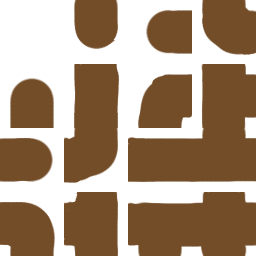
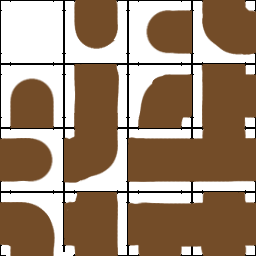
Before/after of a 256x256 layered artwork. What changed in the layer stack:
moved "maze" above "zones" over [0, 0, 256, 256]
showed "zones" over [0, 0, 256, 256]
